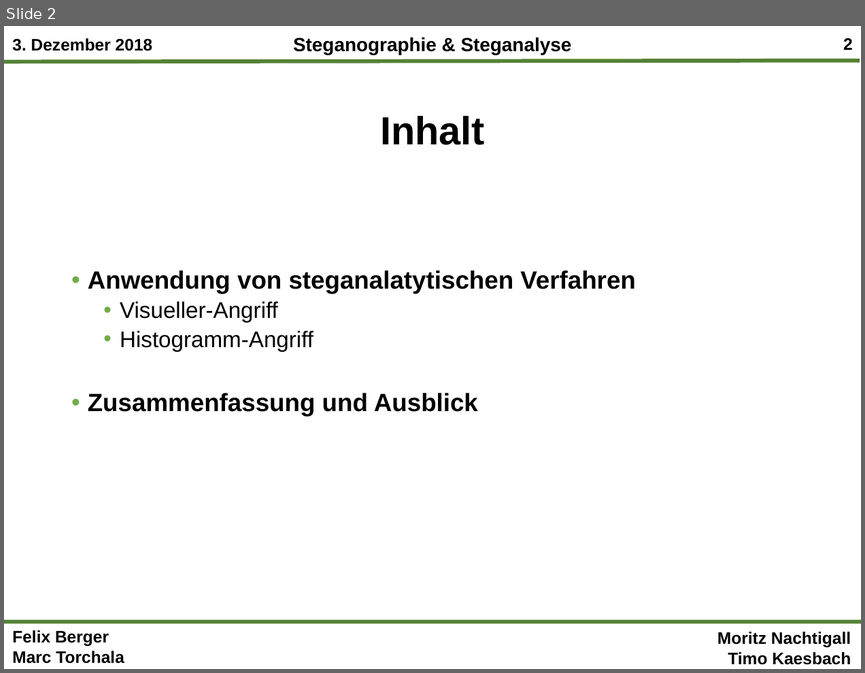
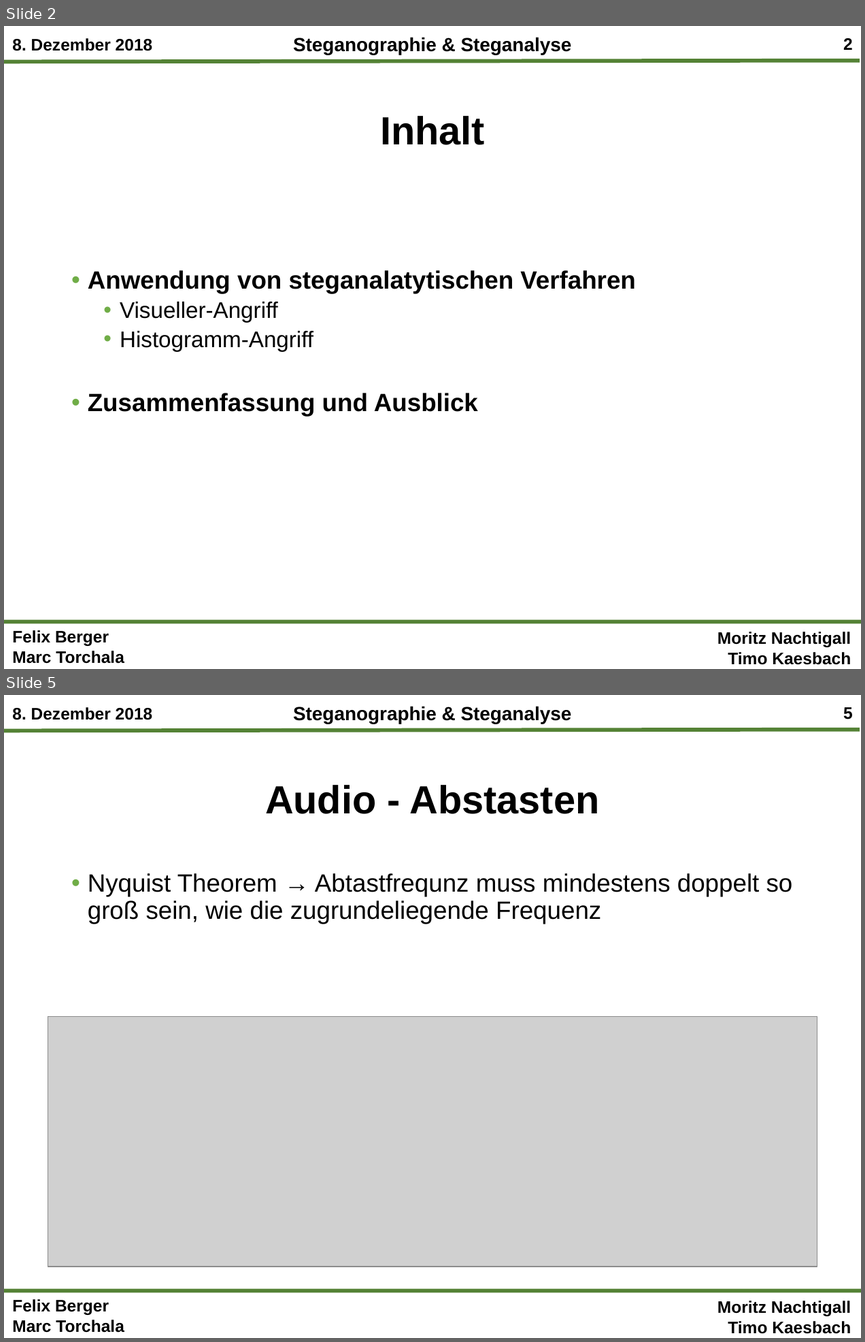
Before and after one commit to mtorchala/SteganographieSteganalyse, a slide deck: Präsentationen/Steganographie&Steganalyse_Gesamtpräsentation_Termin2.pptx. Shown one above the other, each under a label of ours: slide 2 before the commit, slides 2 and 5 after it; the slides between them are not shown. The pictures are 865x673 and 865x1342 pixels, drawn with LibreOffice and Linux fonts; fonts in the diff are those of the drawing; grey boxes stand for pictures; background and template pictures are left out. Boxes give left, top, right and bottom in pixels: in the first picture for what was removed or moved away, otherwise in the second. Text is boxed around its words. In the diff, an @@ line names an element or a change of style, - is before the commit and + after.

Commit message:
Audio LSb

```diff
--- a/Präsentationen/Steganographie&Steganalyse_Gesamtpräsentation_Termin2.pptx
+++ b/Präsentationen/Steganographie&Steganalyse_Gesamtpräsentation_Termin2.pptx
@@ slide 5 added at (x1=4, y1=695, x2=861, y2=1338), background #FFFFFF; not listed: 7 template elements that a slide beside it also shows @@
@@ title added at (x1=265, y1=785, x2=599, y2=814), 33 pt, text #000000, bold @@
+Audio - Abstasten
@@ text added at (x1=88, y1=873, x2=793, y2=923), 21 pt, text #000000 @@
+• Nyquist Theorem → Abtastfrequnz muss mindestens doppelt so groß sein, wie die zugrundeliegende Frequenz
@@ picture added at (x1=48, y1=1016, x2=816, y2=1266) @@
@@ slide 2 changed as well @@
@@ text at (x1=12, y1=38, x2=153, y2=51): text changed @@
-3. Dezember 2018
+8. Dezember 2018
```
Also in this commit, not shown: 4 other slides added, 1 slide removed, 9 other files.
